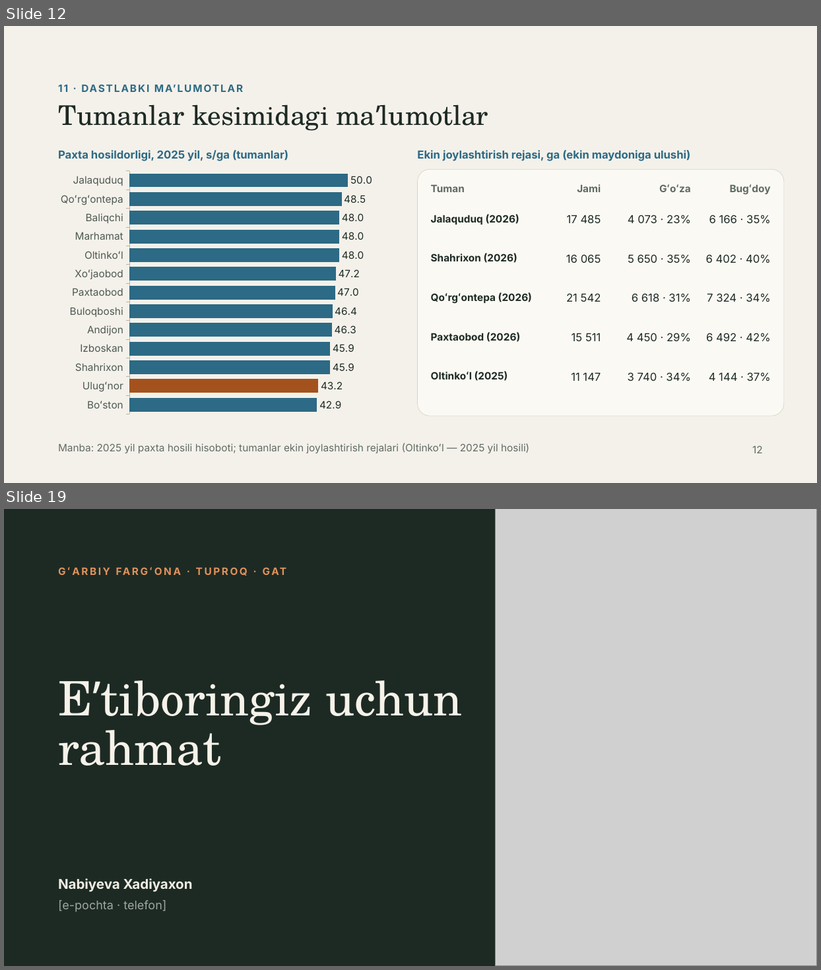
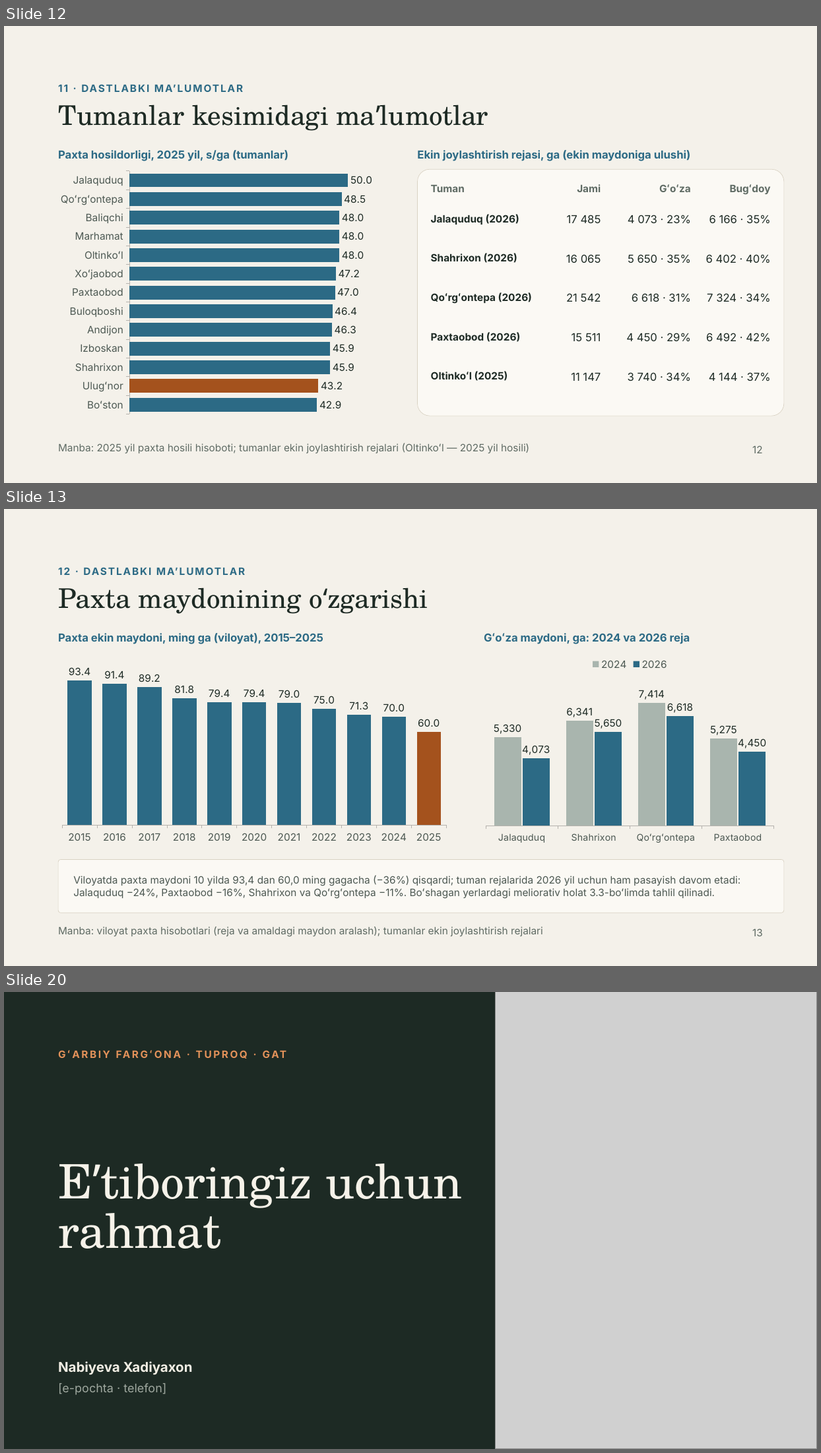
Before and after one commit to Rasuljon007/mirzohid-loyiha, a slide deck: Garbiy_Farg_ona_tuproqlari_GAT_asosida_bashoratlash.pptx. Shown one above the other, each under a label of ours: slides 12 and 19 before the commit, slides 12, 13 and 20 after it; the slides between them are not shown. The pictures are 821x970 and 821x1453 pixels, drawn with LibreOffice and Linux fonts; fonts in the diff are those of the drawing; grey boxes stand for pictures. Boxes give left, top, right and bottom in pixels: in the first picture for what was removed or moved away, otherwise in the second. Text is boxed around its words. In the diff, an @@ line names an element or a change of style, - is before the commit and + after.

```diff
--- a/Garbiy_Farg_ona_tuproqlari_GAT_asosida_bashoratlash.pptx
+++ b/Garbiy_Farg_ona_tuproqlari_GAT_asosida_bashoratlash.pptx
@@ slide 13 added at [4, 509, 817, 966], background #F4F1EA @@
@@ text added at [58, 563, 784, 579], 12 pt, text #2C6A85, bold @@
+12 · DASTLABKI MAʼLUMOTLAR
@@ title added at [58, 588, 302, 614], 32 pt, text #1D2A24 @@
+Paxta maydonining oʻzgarishi
@@ text added at [58, 633, 323, 644], 13 pt, text #2C6A85, bold @@
+Paxta ekin maydoni, ming ga (viloyat), 2015–2025
@@ text added at [484, 633, 690, 644], 13 pt, text #2C6A85, bold @@
+Gʻoʻza maydoni, ga: 2024 va 2026 reja
@@ column chart added at [54, 651, 454, 848] @@
+categories: 2015, 2016, 2017, 2018, 2019, 2020, 2021, 2022, 2023, 2024, 2025
+Series 1: 93.4, 91.4, 89.2, 81.8, 79.4, 79.4, 79, 75, 71.3, 70, 60
@@ column chart added at [480, 651, 780, 848] @@
+categories: Jalaquduq, Shahrixon, Qoʻrgʻontepa, Paxtaobod
+2024: 5330, 6341, 7414, 5275
+2026: 4073, 5650, 6618, 4450
@@ rounded rectangle added at [58, 859, 784, 913], fill #FBF9F4, outline #D9D2C3 0.5 pt @@
@@ text added at [73, 875, 741, 899], 12 pt, text #4C5852 @@
+Viloyatda paxta maydoni 10 yilda 93,4 dan 60,0 ming gagacha (−36%) qisqardi; tuman rejalarida 2026 yil uchun ham pasayish davom etadi: Jalaquduq −24%, Paxtaobod −16%, Shahrixon va Qoʻrgʻontepa −11%. Boʻshagan yerlardagi meliorativ holat 3.3-boʻlimda tahlil qilinadi.
@@ text added at [58, 927, 543, 937], 12 pt, text #5F6B64 @@
+Manba: viloyat paxta hisobotlari (reja va amaldagi maydon aralash); tumanlar ekin joylashtirish rejalari
@@ text added at [752, 929, 763, 937], 12 pt, text #5F6B64 @@
+13
@@ what was slide 19 is now slide 20 @@
```
Also in this commit, not shown: 6 slides changed.
